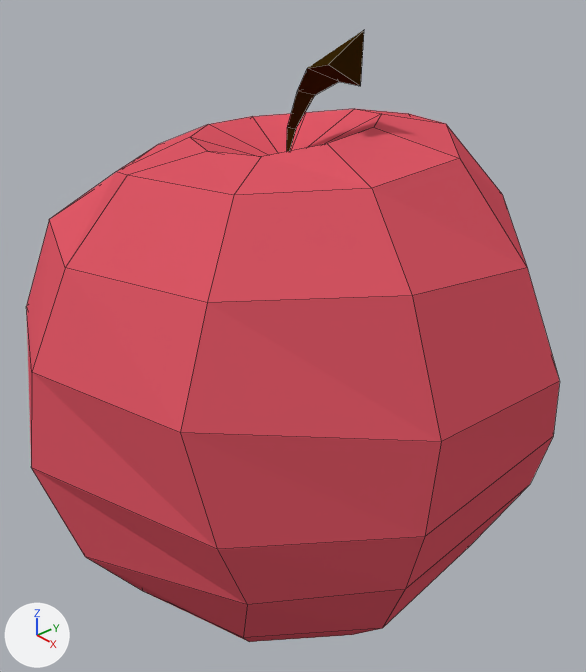
What one commit did to the Blender file Blender/apfel.blend.
The view is the same before and after, from a camera (50 mm lens) standing at (0.529, -0.432, 0.621) and looking at (0.032, 0.001, 0.284). Lighting does not change. The marker at lower left points along +X, +Y and +Z. Mesh edges are drawn as thin lines.
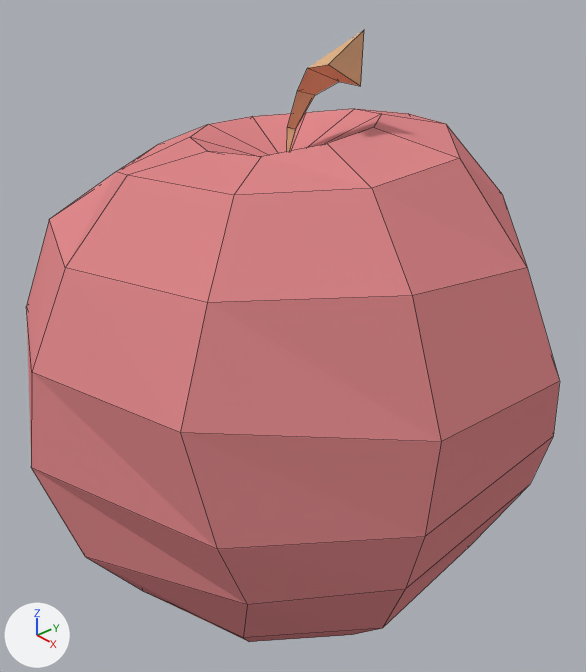
What differs and where, as boxes [x1, y1, x2, y2] in the pictures (586 x 672 px):
'Sphere', recoloured (red to pink)
    both: [26, 30, 560, 642]

The change, as a diff of the scene's bpy script:
```diff
--- a/Blender/apfel.blend.py
+++ b/Blender/apfel.blend.py
@@ mat_stiel @@
 mat_stiel = diffuse_material('Stiel')
-mat_stiel.base_color = (0.0374, 0.0185, 0.00193)  # brown #362506
+mat_stiel.base_color = (0.748, 0.459, 0.257)  # beige #e0b48b
@@ mat_apfel @@
 mat_apfel = diffuse_material('Apfel')
-mat_apfel.base_color = (0.736, 0.0982, 0.134)  # red #df5866
+mat_apfel.base_color = (0.736, 0.248, 0.26)  # pink #df888b
```
